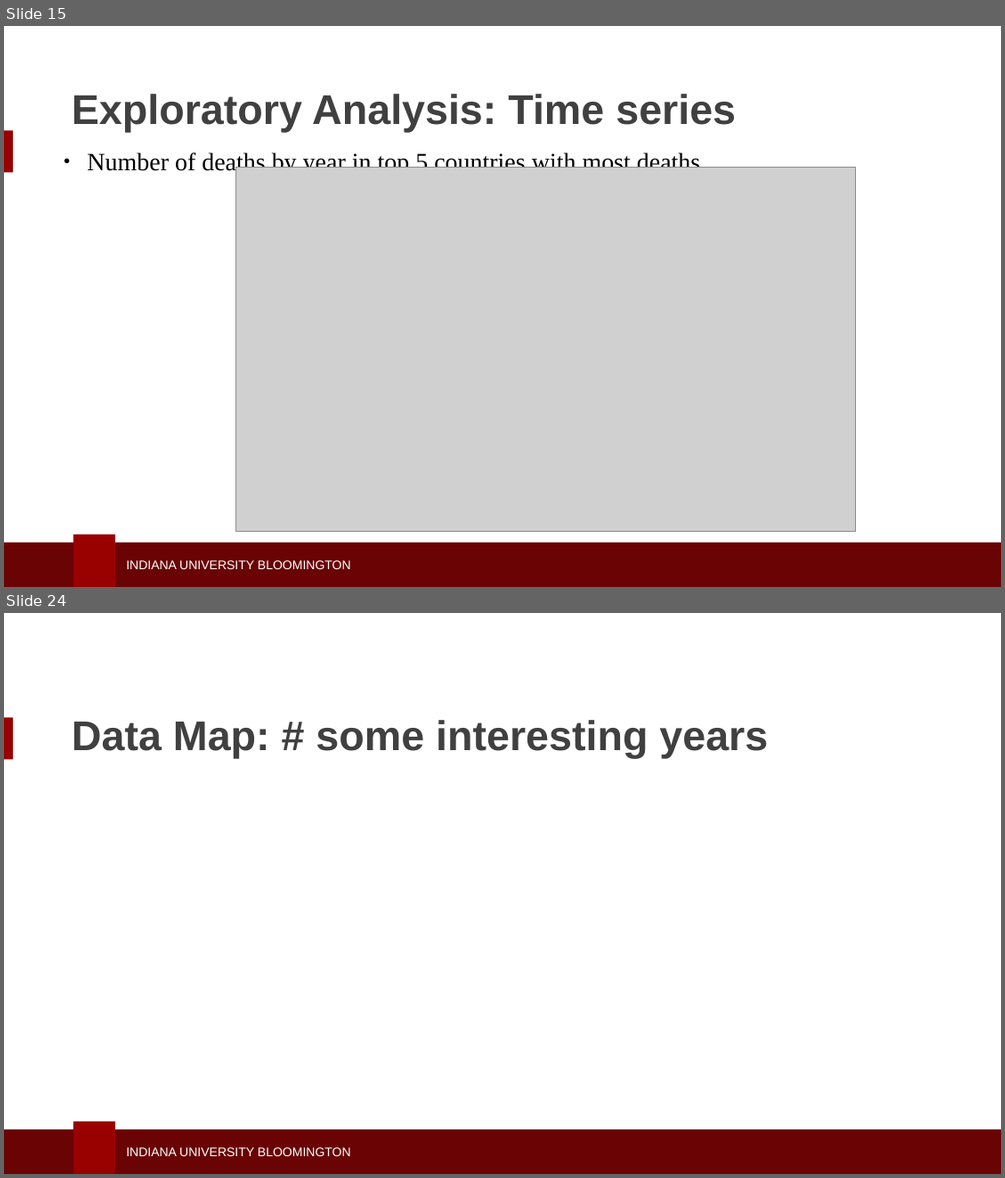
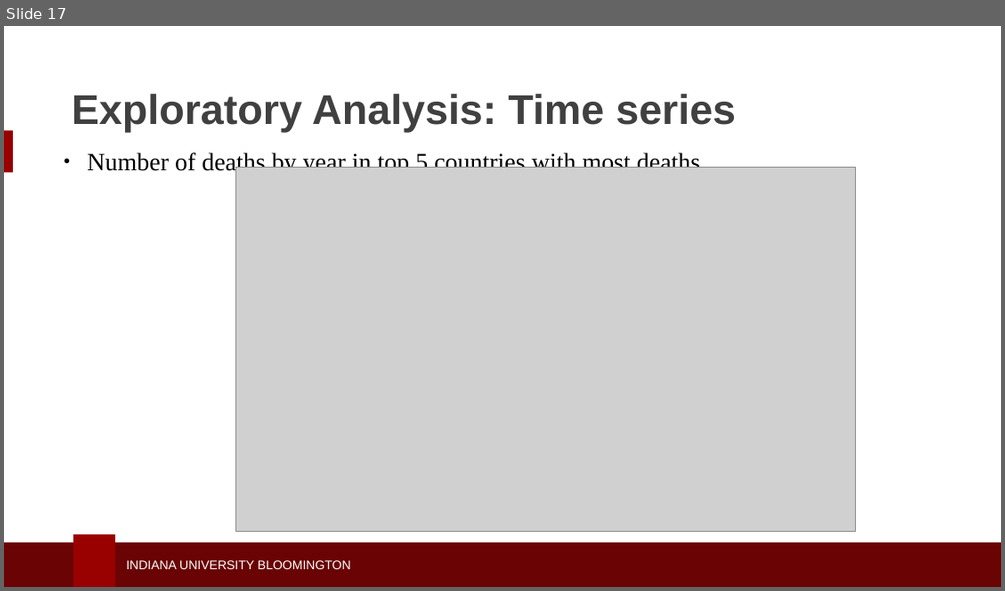
Before and after one commit to seashiva94/data_viz_project, a slide deck: dviz_ppt.pptx. Shown one above the other, each under a label of ours: slides 15 and 24 before the commit, slide 17 after it; the slides between them are not shown. The pictures are 1005x1178 and 1005x591 pixels, drawn with LibreOffice and Linux fonts; fonts in the diff are those of the drawing; grey boxes stand for pictures; background and template pictures are left out. Boxes give left, top, right and bottom in pixels: in the first picture for what was removed or moved away, otherwise in the second. Text is boxed around its words. In the diff, an @@ line names an element or a change of style, - is before the commit and + after.

```diff
--- a/dviz_ppt.pptx
+++ b/dviz_ppt.pptx
@@ slide 24 removed at <box>4,613,1001,1174</box>, background #FFFFFF; not listed: 4 template elements that a slide beside it also shows @@
@@ text removed at <box>72,720,768,758</box> @@
-Data Map: # some interesting years
@@ what was slide 15 is now slide 17 @@
```
Also in this commit, not shown: 12 slides changed, 7 slides added, 5 other slides removed.
